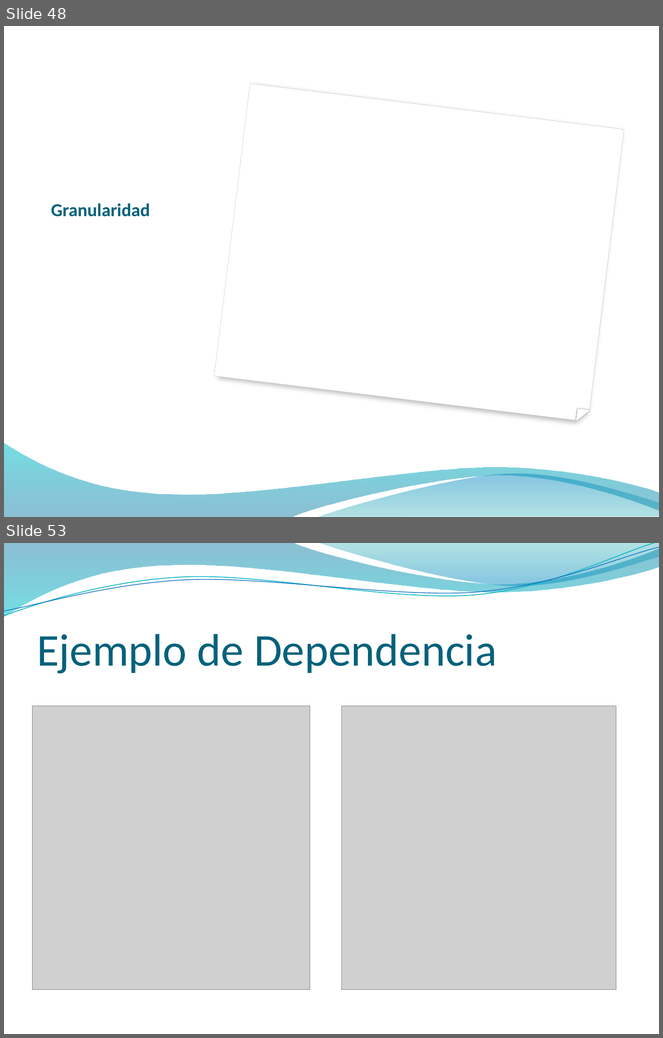
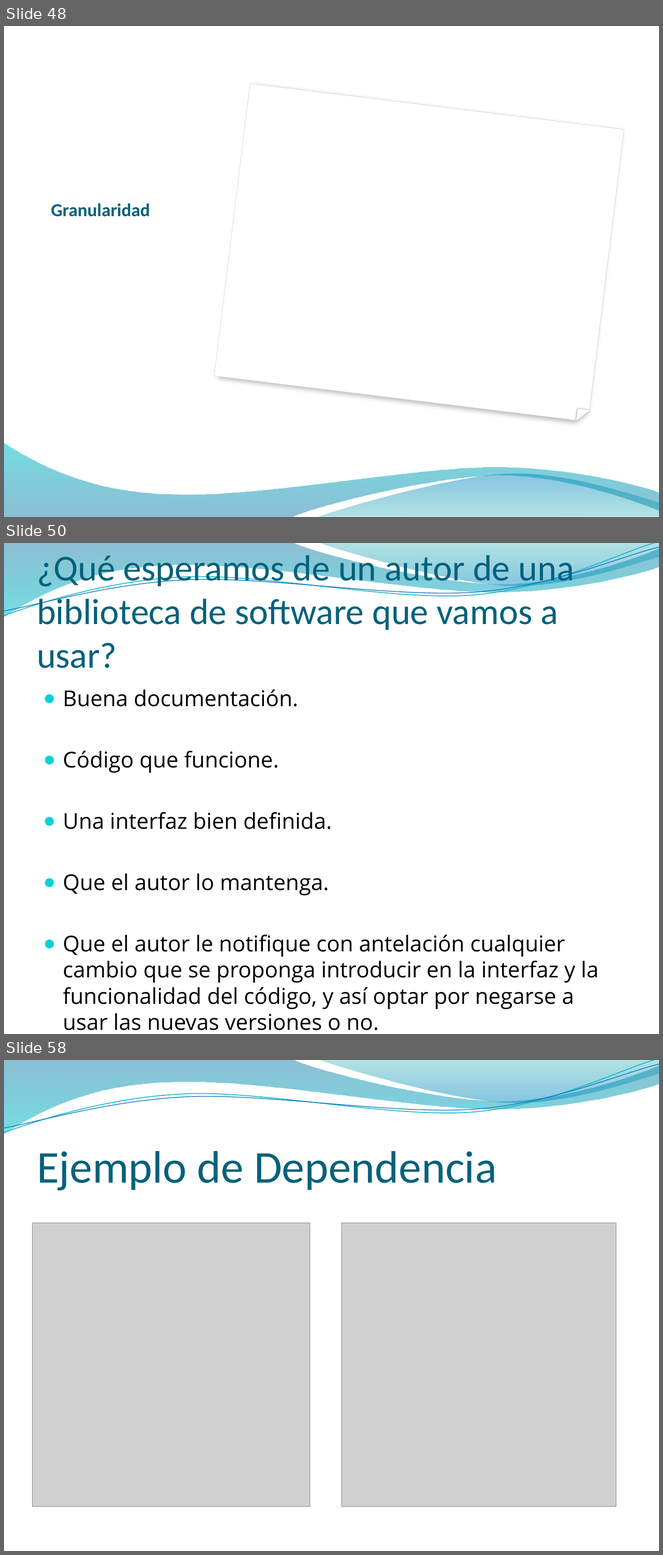
Before and after one commit to vvalotto/MiRepositorio, a slide deck: Disenio de Software/Principios OO/Presentaciones/Principios de Diseño OO.pptx. Shown one above the other, each under a label of ours: slides 48 and 53 before the commit, slides 48, 50 and 58 after it; the slides between them are not shown. The pictures are 663x1038 and 663x1555 pixels, drawn with LibreOffice and Linux fonts; fonts in the diff are those of the drawing; grey boxes stand for pictures; background and template pictures are left out. Boxes give left, top, right and bottom in pixels: in the first picture for what was removed or moved away, otherwise in the second. Text is boxed around its words. In the diff, an @@ line names an element or a change of style, - is before the commit and + after.

```diff
--- a/Disenio de Software/Principios OO/Presentaciones/Principios de Diseño OO.pptx
+++ b/Disenio de Software/Principios OO/Presentaciones/Principios de Diseño OO.pptx
@@ slide 50 added at [4,543,659,1034], background picture (left out); not listed: 4 template elements that a slide beside it also shows @@
@@ title added at [37,550,574,668], 40 pt, text #04617B @@
+¿Qué esperamos de un autor de una biblioteca de software que vamos a usar?
@@ text added at [63,689,599,1031], 24.1 pt, text #000000 @@
+● Buena documentación.
+● Código que funcione.
+● Una interfaz bien definida.
+● Que el autor lo mantenga.
+● Que el autor le notifique con antelación cualquier cambio que se proponga introducir en la interfaz y la funcionalidad del código, y así optar por negarse a usar las nuevas versiones o no.
@@ what was slide 53 is now slide 58 @@
```
Also in this commit, not shown: 39 slides changed, 4 other slides added, 2 other files.
